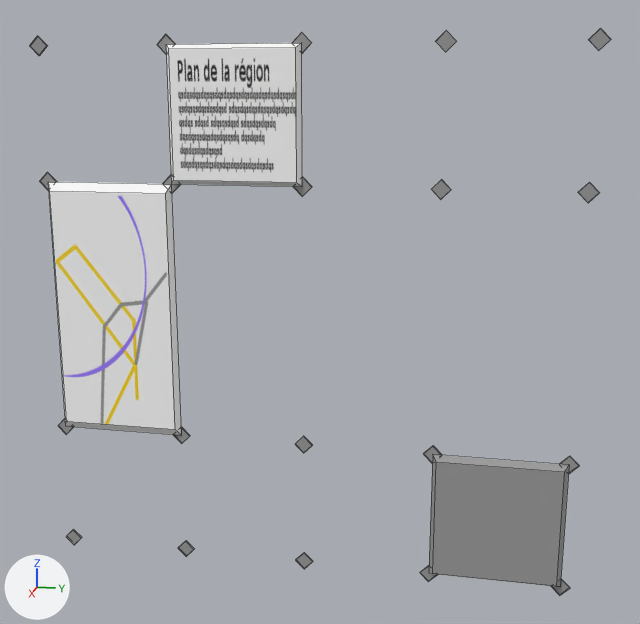
An edit to the FBX model Assets/Resources/Meshes/murale universelle.fbx, drawn before and after from the same camera.
Rendered twice from a 50 mm lens placed at (25.3, 5.6, 14.6), pointed at (-0.1, 0.5, 8.3). The axes (+X, +Y, +Z) are drawn at lower left. The lights are the same throughout. Mesh edges are drawn as thin lines. Vertices at the same position are counted once.
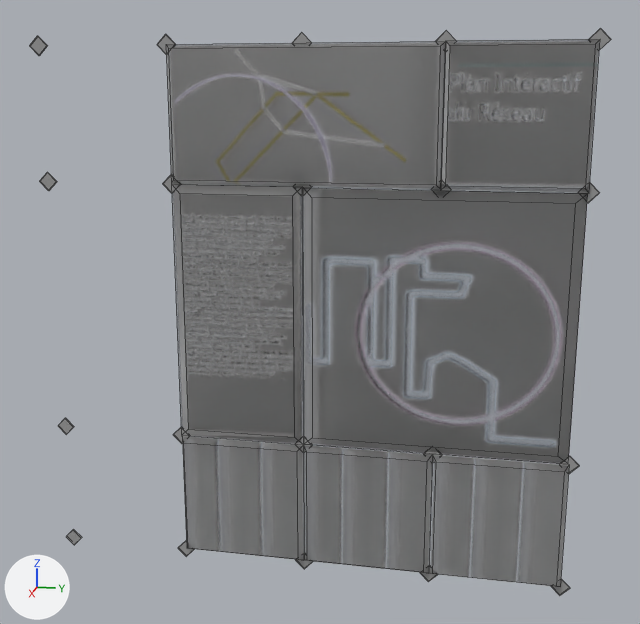
Where the change shows, as pixel boxes (x1, y1, x2, y2) in the pictures (640 x 624 px; the box of a moved part takes in the faces that stretch with it):
part 1 of me_cube, moved or reshaped (not visible before): after (182, 436, 304, 560)
part 2 of me_cube, moved or reshaped (not visible before): after (441, 39, 599, 193)
part 3 of me_cube, moved or reshaped (not visible before): after (304, 188, 588, 463)
part 4 of me_cube, moved or reshaped: before (48, 44, 302, 435); after (169, 44, 444, 573)
part 5 of me_cube, recoloured: (431, 455, 569, 587) in both
part 6 of me_cube, recoloured (white to grey): before (166, 43, 301, 183); after (167, 43, 442, 185)

Edits to the bpy script that builds the scene:
```text
Add img_textures_ar_2_png:
    img_textures_ar_2_png = load_image('textures ar 2.png', 'Materials/Texture 2/textures ar 2.png', 1024, 768, 'Non-Color')
Add mat_textures_2:
    mat_textures_2 = bpy.data.materials.new('textures 2')
    # uses the picture img_textures_ar_2_png
Change me_cube:
    where me_cube.from_pydata(...)  # 215 vertices, 162 faces; spans x 0.0..0.2, y -8.3..8.3, z -0.3..16.3
    used by ob_cube; location = (0.0, 0.0, 0.0)
    me_cube part 1: the loose piece of 8 vertices spanning x 0.1, y 5.9..6.1, z 1.9..2.1 is scaled about its middle by 16.4, then moved by (0.0, -8.0, 0.0), in mat_textures_2
    me_cube part 2: the loose piece of 8 vertices spanning x 0.1..0.2, y -2.8..-1.2, z 13.2..14.8 is scaled about its middle by 2.61, then moved by (0.0, 8.0, 0.0), in mat_textures_2
    me_cube part 3: the loose piece of 8 vertices spanning x 0.1, y -6.0, z 7.9..8.1 is scaled about its middle by (19.5, 86.8, 43.5), then moved by (0.0, 10.0, 0.0), in mat_textures_2
    me_cube part 4
    8 vertices are removed from x 0.0..0.2, y -8.0..5.6, z 1.6..12.0
    14 faces are deleted
    3 vertices in x 0.0..0.2, y -0.1..0.0, z 12.1..16.0 move by (0.0, 4.0, 0.0)
    6 vertices move from x 0.1..0.2, y -4.1..6.4, z 1.6..11.7 to x 0.0..0.2, y -0.3..4.0, z 0.0..11.7
    8 vertices are added at x 0.0..0.2, y -3.7..4.0, z 0.0..12.0
    14 new faces join them, mat_textures_2
    me_cube part 5: 7 faces spanning x 0.0..0.2, y 3.9..8.0, z 0.0..4.0 switch from mat_métal (grey #9b9b9b) to mat_textures_2
    me_cube part 6: 3 faces spanning x 0.0..0.2, y -4.0..4.0, z 12.0..16.0 switch from mat_texture_panneau (picture img_panneaux_info_png) to mat_textures_2
```
